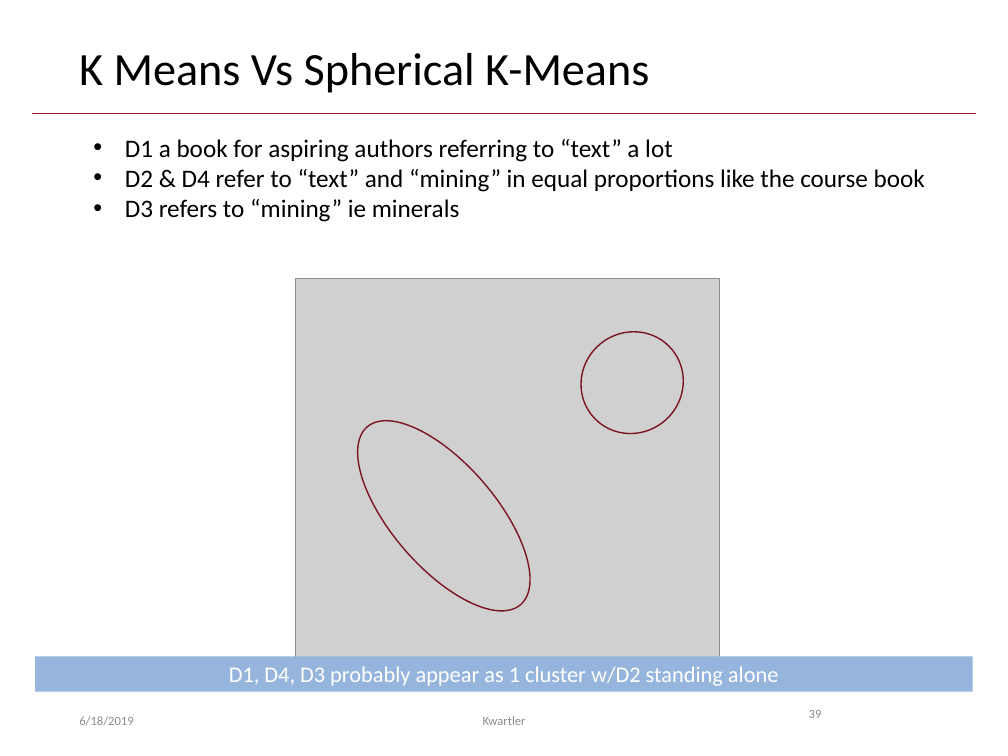
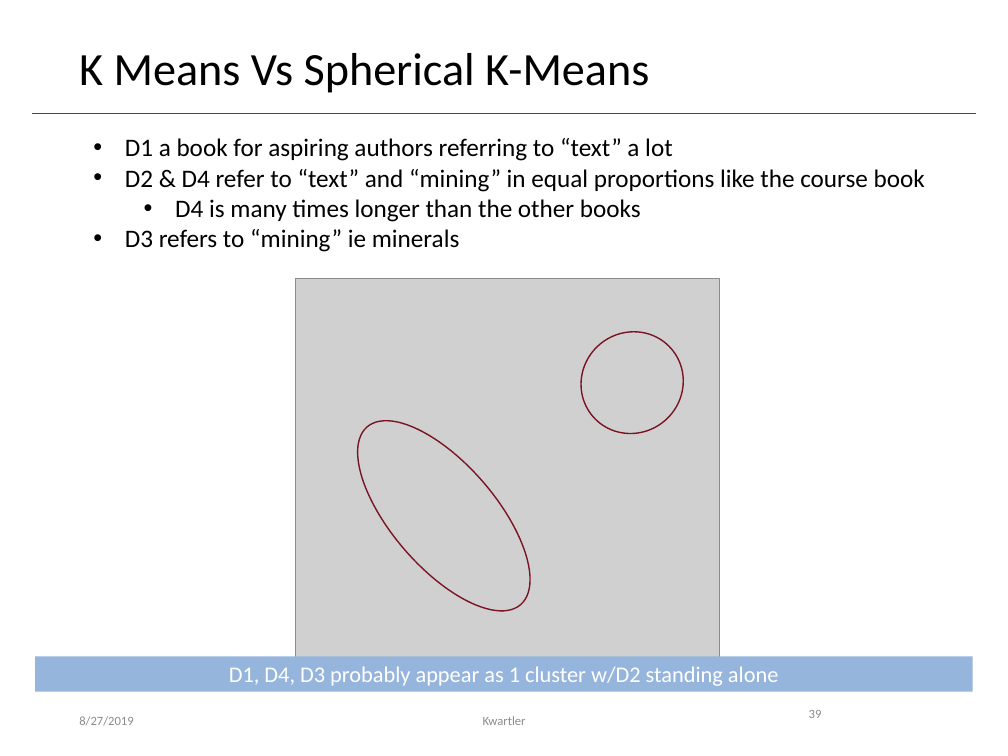
Before and after one commit to kwartler/GSERM_TextMining, a slide deck: slide 39 of C_Wednesday/GSERM_Wedsnesday_UnsupervisedApproaches.pptx. Drawn at 1008x756 pixels with LibreOffice and Linux fonts; fonts in the diff are those of the drawing; grey boxes stand for pictures; background and template pictures are left out. Boxes give left, top, right and bottom in pixels: in the first picture for what was removed or moved away, otherwise in the second. Text is boxed around its words. In the diff, an @@ line names an element or a change of style, - is before the commit and + after.

```diff
--- a/C_Wednesday/GSERM_Wedsnesday_UnsupervisedApproaches.pptx
+++ b/C_Wednesday/GSERM_Wedsnesday_UnsupervisedApproaches.pptx
@@ text at (175, 199, 641, 222): paragraph added @@
+  • D4 is many times longer than the other books
@@ text at (79, 716, 133, 726): text changed @@
-6/18/2019
+8/27/2019
```
Also in this commit, not shown: 45 other slides changed, 1 slide added.
